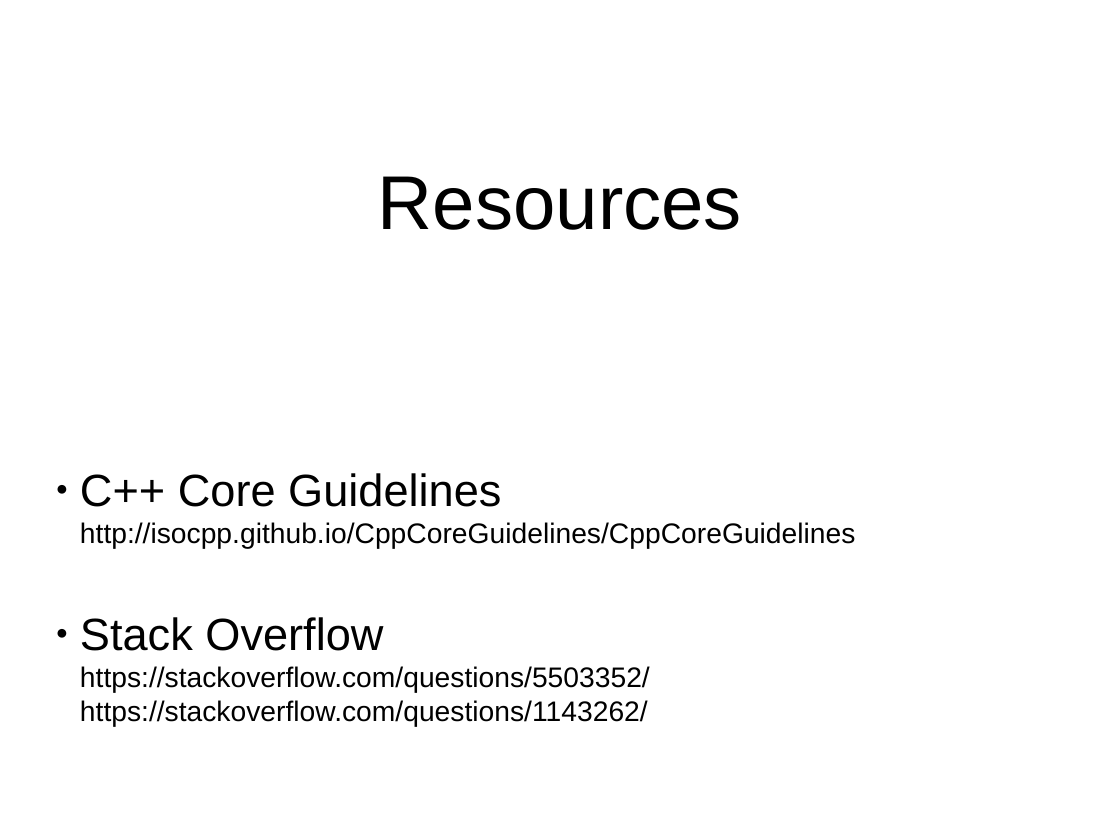
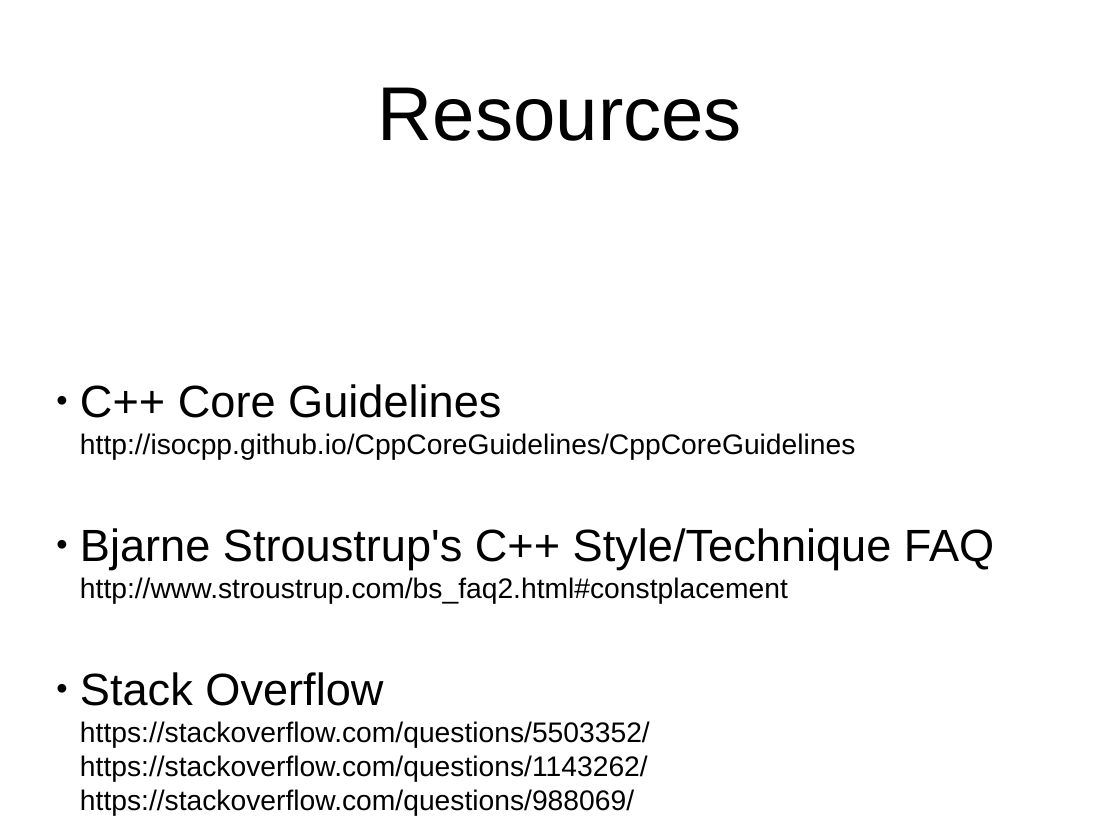
Before and after one commit to wolframroesler/Talks, a slide deck: slide 11 of const.odp. Drawn at 1120x840 pixels with LibreOffice and Linux fonts; fonts in the diff are those of the drawing. Boxes give left, top, right and bottom in pixels: in the first picture for what was removed or moved away, otherwise in the second. Text is boxed around its words. In the diff, an @@ line names an element or a change of style, - is before the commit and + after.

Commit message:
Final tweaks to the const presentation

```diff
--- a/const.odp
+++ b/const.odp
@@ subtitle at [80, 528, 994, 816]: text changed @@
-● Stack Overflow
-  https://stackoverflow.com/questions/5503352/
-  https://stackoverflow.com/questions/1143262/
+● Bjarne Stroustrup's C++ Style/Technique FAQ
+  http://www.stroustrup.com/bs_faq2.html#constplacement
+● Stack Overflow
+  https://stackoverflow.com/questions/5503352/
+  https://stackoverflow.com/questions/1143262/
+  https://stackoverflow.com/questions/988069/
```
Also in this commit, not shown: 4 other slides changed.
